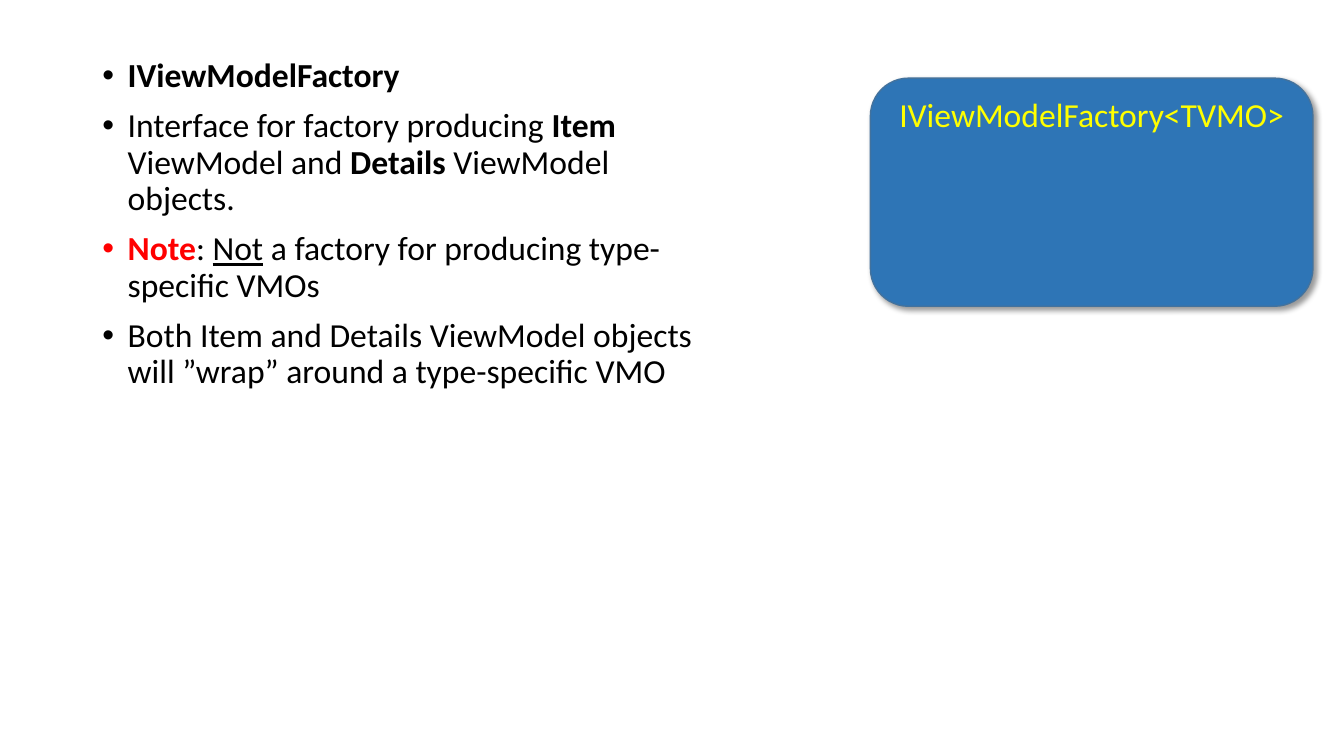
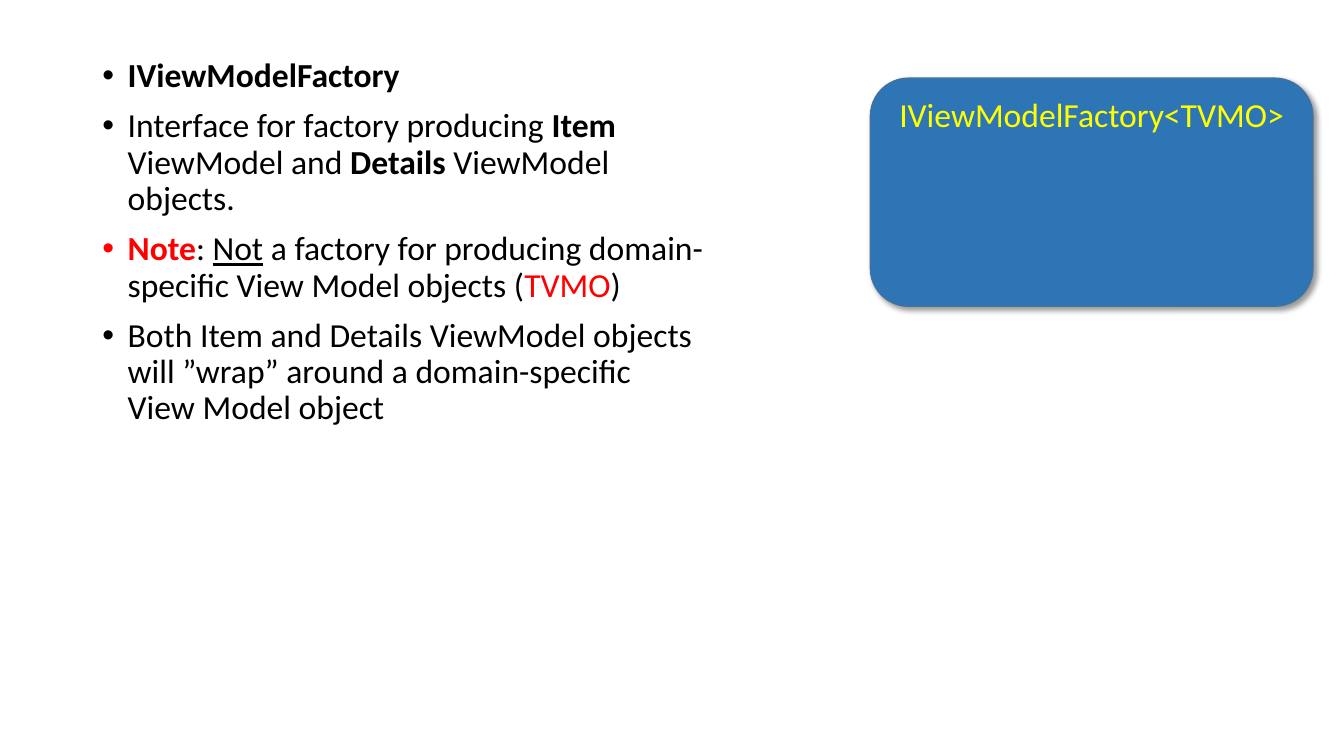
Before and after one commit to perl-easj/Teaching-materials, a slide deck: slide 67 of CSharpProgramming/Presentations/MVVMStarter Class Library.pptx (slide 47 before the commit). Drawn at 1344x756 pixels with LibreOffice and Linux fonts; fonts in the diff are those of the drawing. Boxes give left, top, right and bottom in pixels: in the first picture for what was removed or moved away, otherwise in the second. Text is boxed around its words. In the diff, an @@ line names an element or a change of style, - is before the commit and + after.

Commit message:
Added more explanatory text and illustrations, still WIP
Added more explanatory text and illustrations, still WIP

```diff
--- a/CSharpProgramming/Presentations/MVVMStarter Class Library.pptx
+++ b/CSharpProgramming/Presentations/MVVMStarter Class Library.pptx
@@ text at box(128, 236, 703, 425): text changed @@
-• Note: Not a factory for producing type-specific VMOs
-• Both Item and Details ViewModel objects will ”wrap” around a type-specific VMO
+• Note: Not a factory for producing domain-specific View Model objects (TVMO)
+• Both Item and Details ViewModel objects will ”wrap” around a domain-specific View Model object
```
Also in this commit, not shown: 33 other slides changed, 44 slides added, 8 slides removed.
